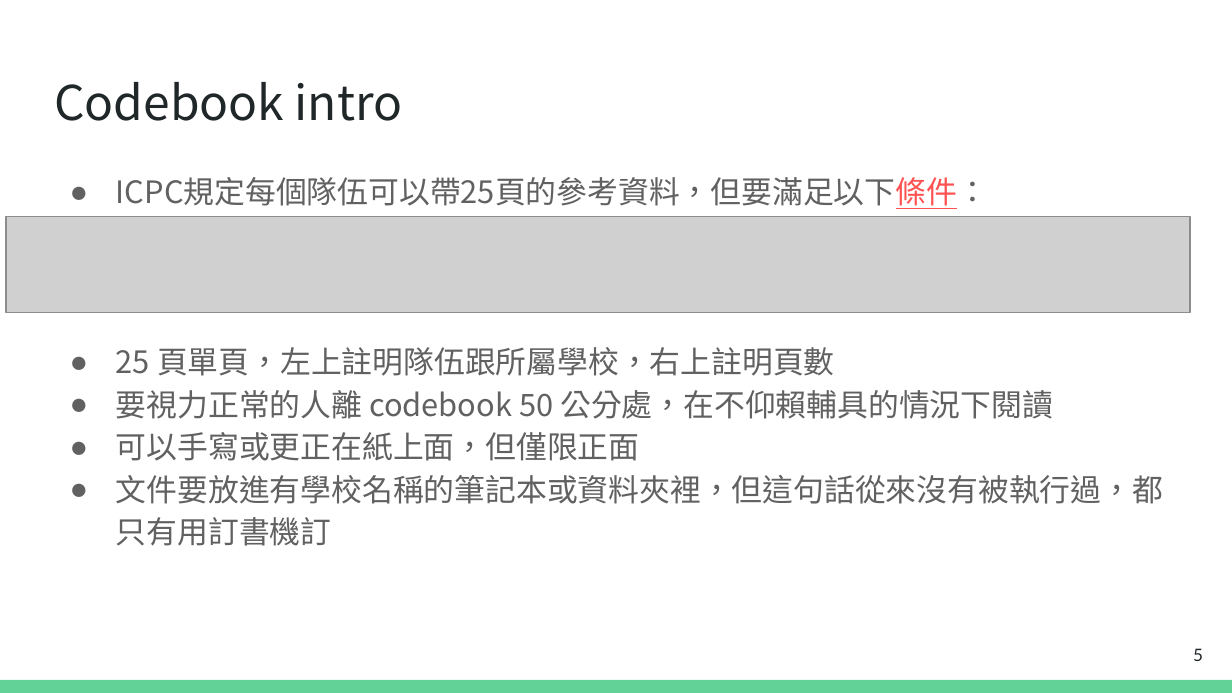
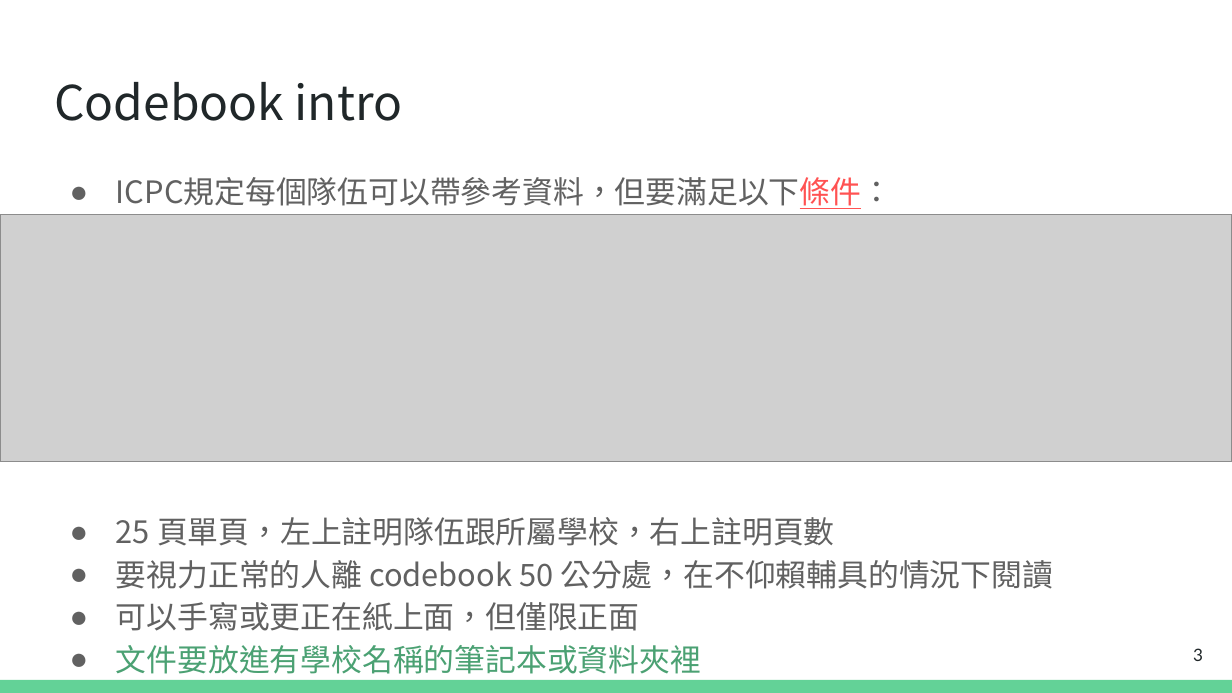
Before and after one commit to terry25031069/NTPU_codebook, a slide deck: slide 3 of tutorial/codebook_tutorial.pptx (slide 5 before the commit). Drawn at 1232x693 pixels with LibreOffice and Linux fonts; fonts in the diff are those of the drawing; grey boxes stand for pictures. Boxes give left, top, right and bottom in pixels: in the first picture for what was removed or moved away, otherwise in the second. Text is boxed around its words. In the diff, an @@ line names an element or a change of style, - is before the commit and + after.

```diff
--- a/tutorial/codebook_tutorial.pptx
+++ b/tutorial/codebook_tutorial.pptx
@@ text at (116, 177, 892, 209): text changed @@
-● ICPC規定每個隊伍可以帶25頁的參考資料，但要滿足以下條件：
+● ICPC規定每個隊伍可以帶參考資料，但要滿足以下條件：
@@ picture added at (0, 214, 1232, 462) @@
@@ picture removed at (6, 217, 1190, 312) @@
@@ text at (116, 645, 701, 674): text changed; text colour #616161 to #4BA173 @@
-● 文件要放進有學校名稱的筆記本或資料夾裡，但這句話從來沒有被執行過，都只有用訂書機訂
+● 文件要放進有學校名稱的筆記本或資料夾裡
@@ page number at (1193, 648, 1203, 661): text changed @@
-5
+3
```
Also in this commit, not shown: 5 other slides changed, 3 slides added, 12 slides removed, 4 other files.
